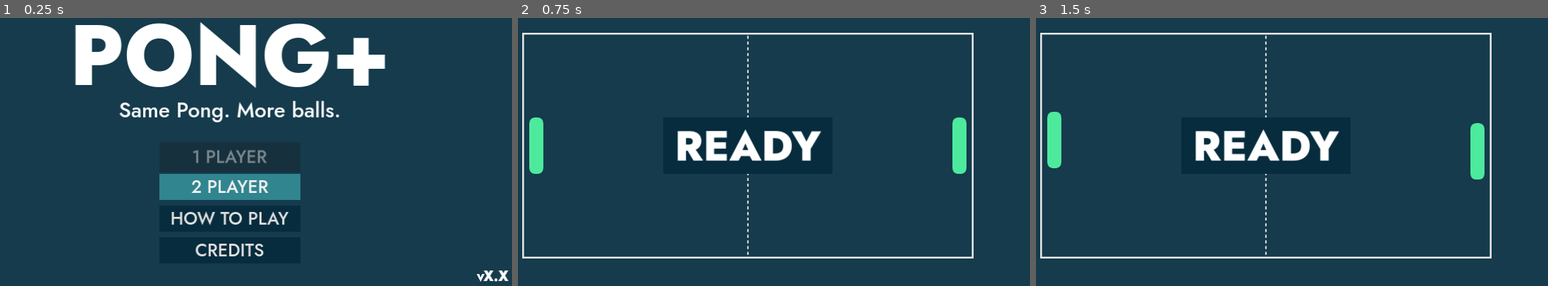
Above: before the commit, frames 1-3 (left to right).
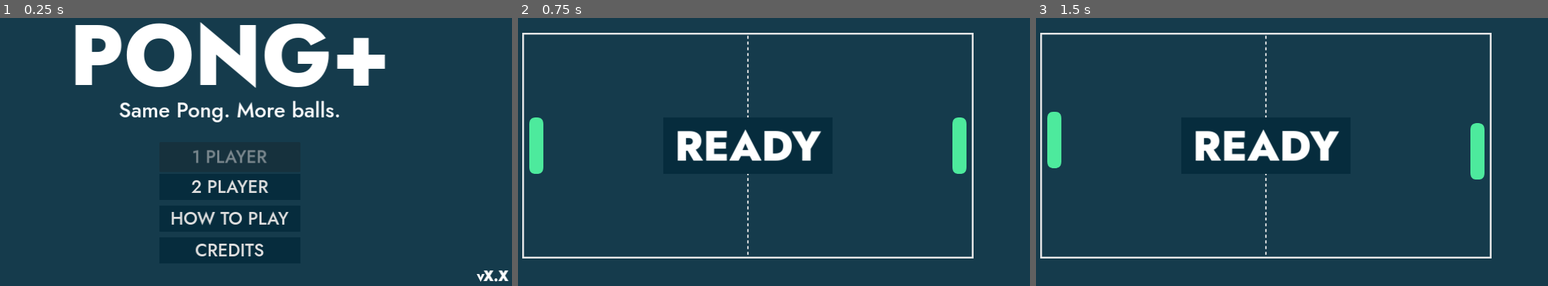
Above: after the commit, the same moments.

Repository: cf-Le3/pong-plus
Game: Godot game, scene res://main/main.tscn
The game is run twice, just before and just after one commit, with the same random seed, the same clock (stepped at 60 frames per second) and the same inputs.
Inputs:
- Up to frame 1 (0.25 s): no input
- Up to frame 2 (0.75 s): click "2 PLAYER" at 0.5 s
- Up to frame 3 (1.5 s): tap Enter at 1.25 s; hold W (up_player1) from 1.28 s (still down); hold Down (down_player2) from 1.28 s (still down)

The runs differ from the first frame. In frame 1, 2.5% of the frame differs, in the area x 31-59%, y 58-68%; in frame 2, nothing differs; in frame 3, nothing differs.

Commit message:
Add a short delay before accepting input

Diff:
--- a/Pong Plus/title/title.gd
+++ b/Pong Plus/title/title.gd
@@ -4,6 +4,9 @@
 
 # Called when the node enters the scene tree for the first time.
 func _ready() -> void:
+	$WaitTimer.start()
+
+func _on_wait_timer_timeout() -> void:
 	$MultiPlayerButton.grab_focus()
 
 func _on_multi_player_button_pressed() -> void:
--- a/Pong Plus/title/title.tscn
+++ b/Pong Plus/title/title.tscn
@@ -127,5 +127,9 @@
 "
 icon_alignment = 1
 
+[node name="WaitTimer" type="Timer" parent="."]
+one_shot = true
+
 [connection signal="pressed" from="MultiPlayerButton" to="." method="_on_multi_player_button_pressed"]
 [connection signal="pressed" from="HelpButton" to="." method="_on_help_button_pressed"]
+[connection signal="timeout" from="WaitTimer" to="." method="_on_wait_timer_timeout"]
